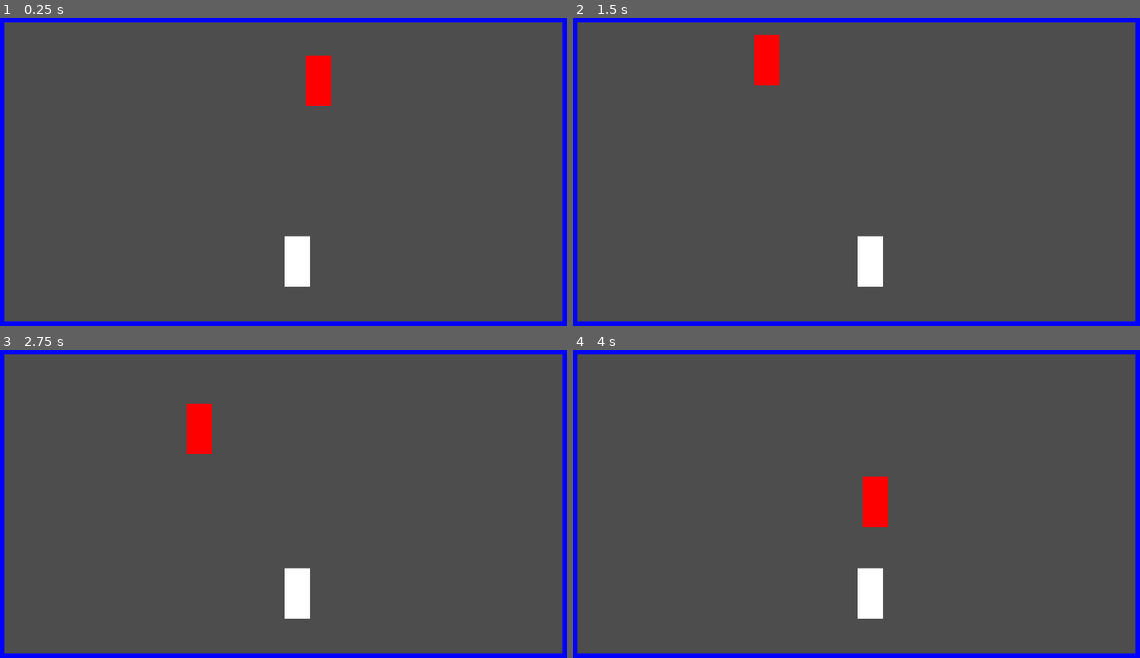
Above: before the commit, frames 1-4 (two rows, left to right).
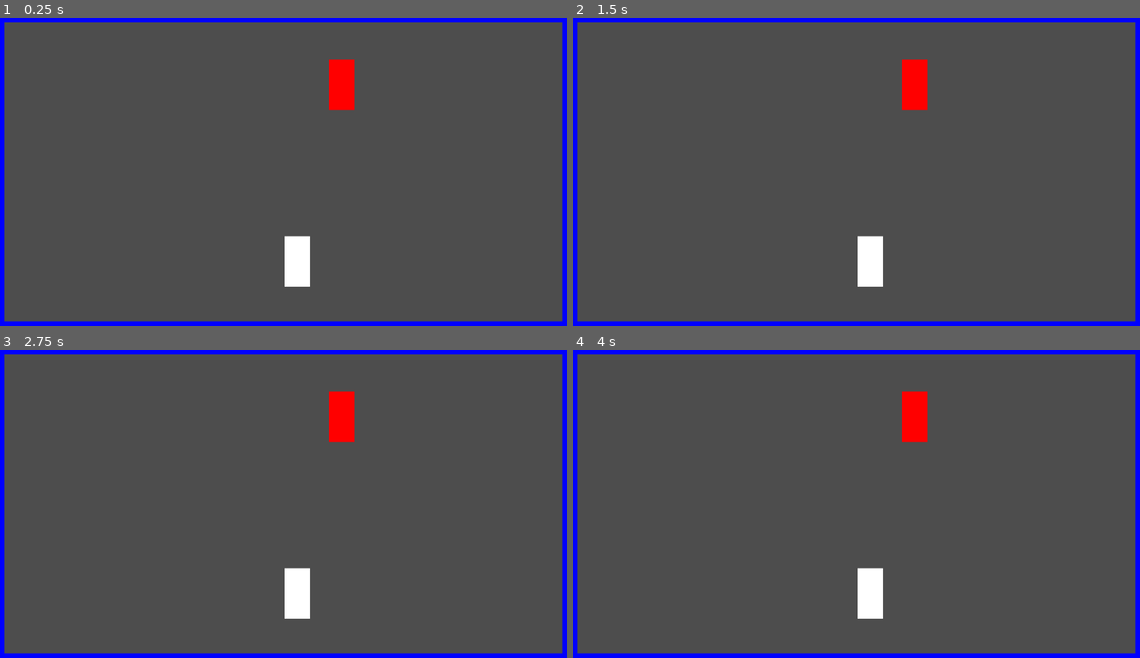
Above: after the commit, the same moments.

Repository: KDing0/GGJGodot
Game: Godot game, scene res://gamescene.tscn
Same seed, same stepped clock (60 frames per second), same inputs: the game is played once before the commit and once after it.
Inputs:
- Up to frame 1 (0.25 s): no input
- Up to frame 2 (1.5 s): no input
- Up to frame 3 (2.75 s): no input
- Up to frame 4 (4 s): no input

The runs differ from the first frame. In frame 1, 1.4% of the frame differs, in the area x 53-63%, y 12-30%; in frame 2, 1.5%, in the area x 31-63%, y 5-30%; in frame 3, 1.5%; in frame 4, 1.5%.

Commit message:
Removed Navmehs again and prepared enemy for shooting

Diff:
--- a/src/Enemy/Enemy.gd
+++ b/src/Enemy/Enemy.gd
@@ -1,40 +1,16 @@
 extends CharacterBody2D
 
 @export var SPEED = 200.0
-@onready var nav_agent: NavigationAgent2D = $NavigationAgent2D
-
-var movement_target_position: Vector2:
-	set(value):
-		movement_target_position = value
-		nav_agent.target_position = value
-
-
-func _ready():
-	nav_agent.path_desired_distance = 4.0
-	nav_agent.target_desired_distance = 4.0
-
-	call_deferred("actor_setup")
-
-func actor_setup():
-	await get_tree().physics_frame
-	movement_target_position = Vector2(0.0, 0.0)
-
-	var timer = Timer.new()
-	timer.timeout.connect(_on_timer_timeout)
-	self.add_child(timer)
-	timer.start(2.0)
 
 func _on_timer_timeout():
-	movement_target_position = Vector2(1000.0, 1000.0)
+	# shoot()
+	pass
 
+func shoot():
+	# for anzahl bullets
+	# 	instantiate bullets
+	# 	set movement vector
+	pass
 
-func _physics_process(delta):
-
-	if nav_agent.is_navigation_finished():
-		return
-
-	var current_agent_pos: Vector2 = global_position
-	var next_path_position: Vector2 = nav_agent.get_next_path_position()
-
-	velocity = current_agent_pos.direction_to(next_path_position) * SPEED
-	move_and_slide()
+# if hit by a player bullet:
+# 	queue_free()
--- a/src/Enemy/enemy.tscn
+++ b/src/Enemy/enemy.tscn
@@ -22,5 +22,3 @@
 [node name="MeshInstance2D" type="MeshInstance2D" parent="."]
 modulate = Color(1, 0, 0, 1)
 mesh = SubResource("QuadMesh_fsbxt")
-
-[node name="NavigationAgent2D" type="NavigationAgent2D" parent="."]
--- a/src/gamescene.tscn
+++ b/src/gamescene.tscn
@@ -22,11 +22,6 @@
 size = Vector2(1178.5, 75)
 
 [sub_resource type="QuadMesh" id="QuadMesh_q2dtn"]
-
-[sub_resource type="NavigationPolygon" id="NavigationPolygon_cwp51"]
-vertices = PackedVector2Array(33, 601, 28, 43, 1112, 41, 1105, 603)
-polygons = Array[PackedInt32Array]([PackedInt32Array(0, 1, 2, 3)])
-outlines = Array[PackedVector2Array]([PackedVector2Array(33, 601, 28, 43, 1112, 41, 1105, 603)])
 
 [node name="Node2D" type="Node2D"]
 
@@ -96,6 +91,3 @@
 position = Vector2(578, 647)
 scale = Vector2(1161.63, 45.5)
 mesh = SubResource("QuadMesh_q2dtn")
-
-[node name="NavigationRegion2D" type="NavigationRegion2D" parent="."]
-navigation_polygon = SubResource("NavigationPolygon_cwp51")
Not shown: 1 places in src/gamescene.tscn that only renumber resources
